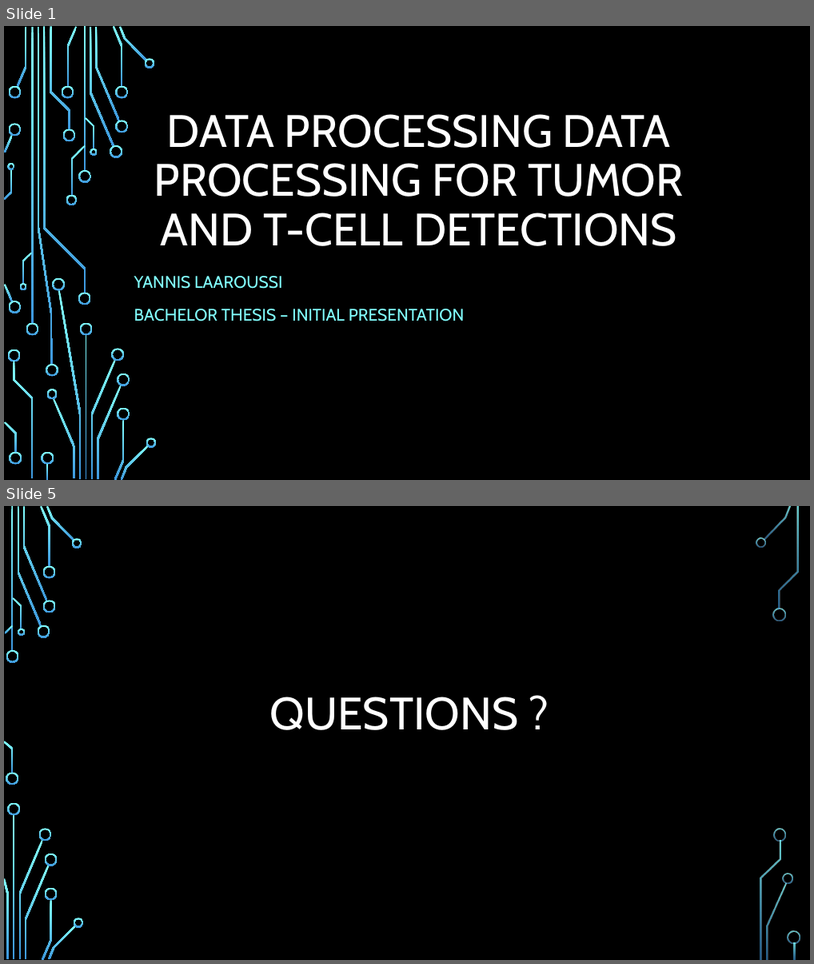
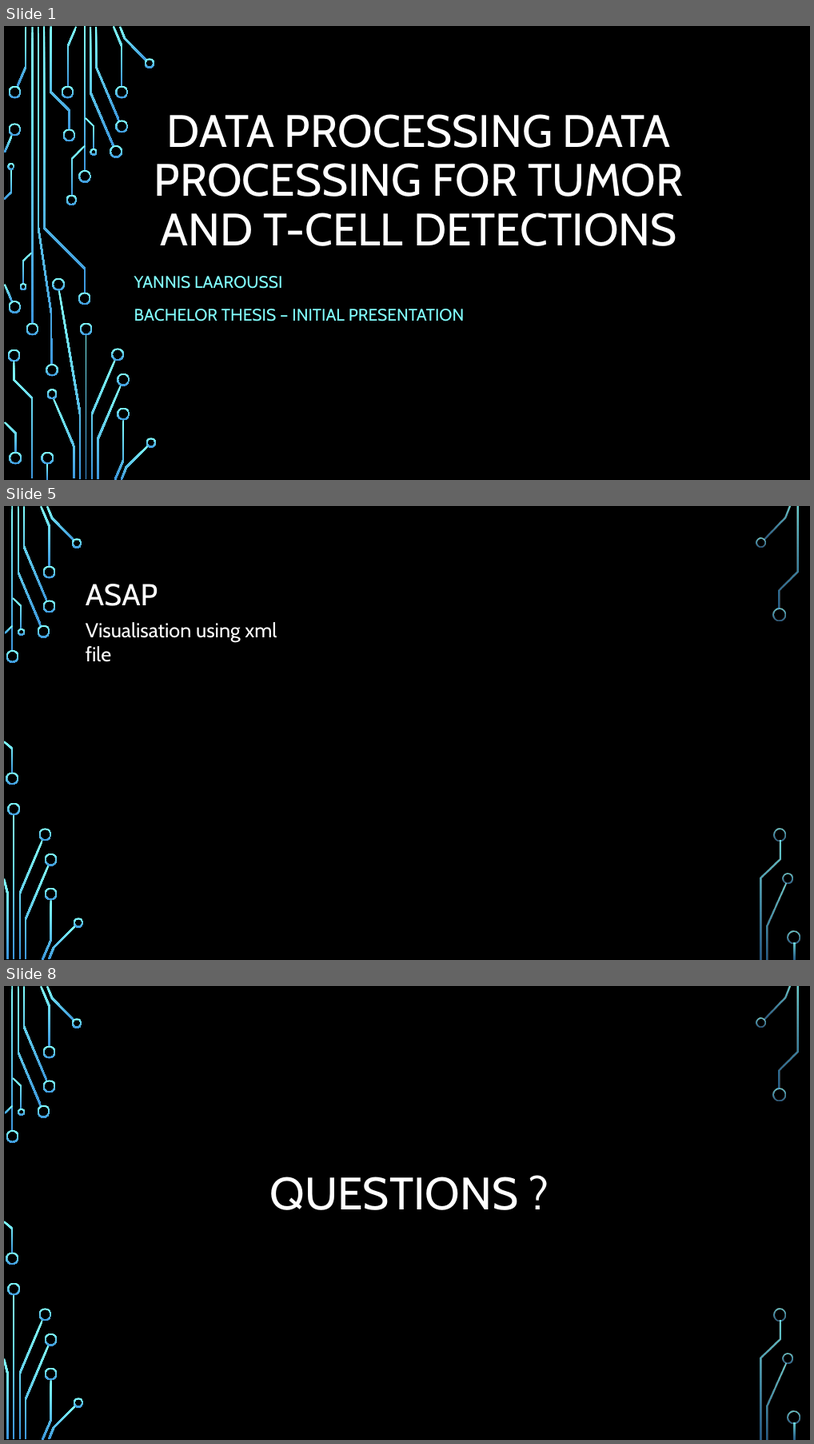
Before and after one commit to Larouyan/BachelorThesis, a slide deck: first_presentation.pptx. Shown one above the other, each under a label of ours: slides 1 and 5 before the commit, slides 1, 5 and 8 after it; the slides between them are not shown. The pictures are 814x964 and 814x1444 pixels, drawn with LibreOffice and Linux fonts; fonts in the diff are those of the drawing; background and template pictures are left out. Boxes give left, top, right and bottom in pixels: in the first picture for what was removed or moved away, otherwise in the second. Text is boxed around its words. In the diff, an @@ line names an element or a change of style, - is before the commit and + after.

```diff
--- a/first_presentation.pptx
+++ b/first_presentation.pptx
@@ slide 5 added at [4,506,810,960], background picture (left out); not listed: 36 template elements that a slide beside it also shows @@
@@ title added at [86,584,158,606], 36 pt, text #FFFFFF @@
+ASAP
@@ text added at [86,622,277,662], 24 pt, text #FFFFFF @@
+Visualisation using xml file
@@ what was slide 5 is now slide 8 @@
```
Also in this commit, not shown: 5 other slides added, 3 slides removed, 1 other file.
